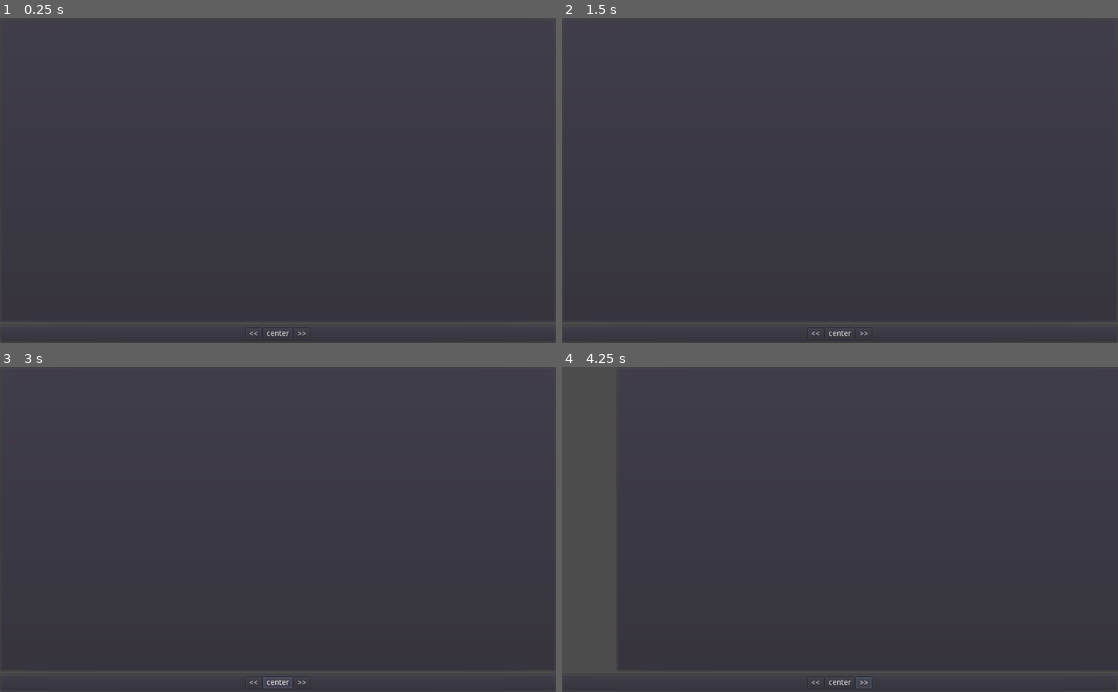
Above: before the commit, frames 1-4 (two rows, left to right).
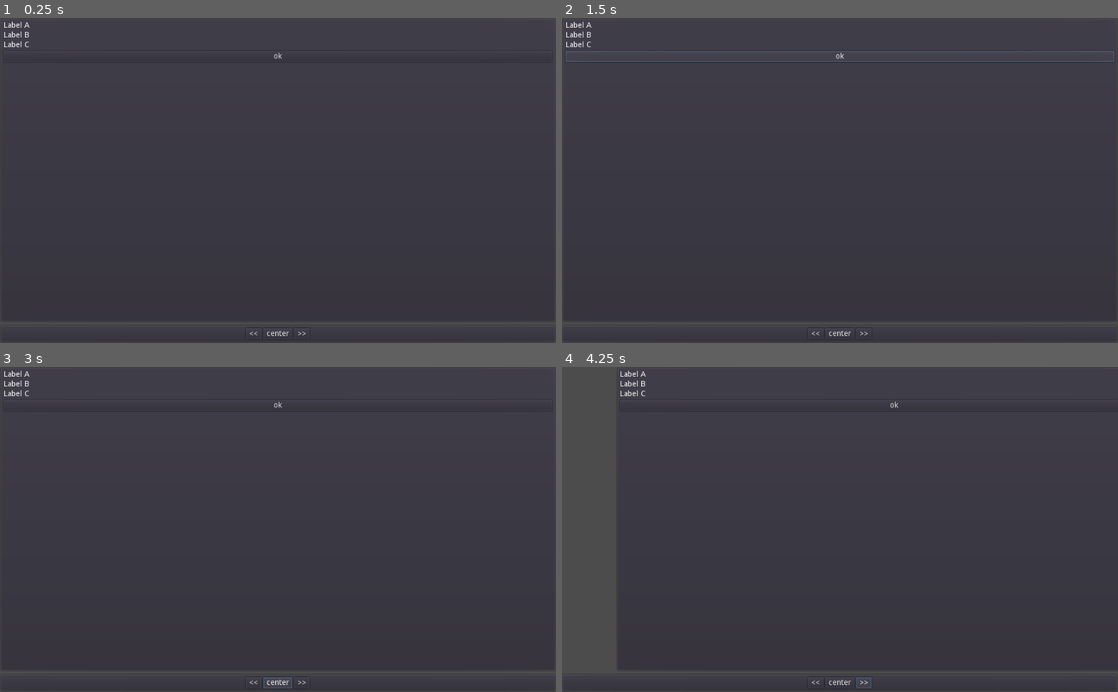
Above: after the commit, the same moments.

Repository: bluenote10/GodotExperiments
Game: Godot game, scene res://Main.tscn
Same seed, same stepped clock (60 frames per second), same inputs: the game is played once before the commit and once after it.
Inputs (mouse positions are in pixels of both pictures, inside the frame that each line leads up to):
- Up to frame 1 (0.25 s): no input
- Up to frame 2 (1.5 s): click (840, 57) at 0.5 s, where only the run after the commit has a clickable "ok"; click (840, 57) at 1.25 s, where only the run after the commit has a clickable "ok"
- Up to frame 3 (3 s): click "<<" at 2 s; click "center" at 2.75 s
- Up to frame 4 (4.25 s): click ">>" at 3.5 s

The runs differ from the first frame. In frame 1, 0.1% of the frame differs, in the area x 0-51%, y 1-13%; in frame 2, 0.6%, in the area x 0-100%, y 1-14%; in frame 3, 0.1%; in frame 4, 0.1%.

Commit message:
with transparency

Diff:
--- a/UiTransitions1/Main.tscn
+++ b/UiTransitions1/Main.tscn
@@ -23,6 +23,35 @@
 __meta__ = {
 "_edit_use_anchors_": false
 }
+
+[node name="VBox" type="VBoxContainer" parent="VBoxContainer/Control/PanelContainer"]
+margin_left = 7.0
+margin_top = 7.0
+margin_right = 1017.0
+margin_bottom = 555.0
+
+[node name="Label1" type="Label" parent="VBoxContainer/Control/PanelContainer/VBox"]
+margin_right = 1010.0
+margin_bottom = 14.0
+text = "Label A"
+
+[node name="Label2" type="Label" parent="VBoxContainer/Control/PanelContainer/VBox"]
+margin_top = 18.0
+margin_right = 1010.0
+margin_bottom = 32.0
+text = "Label B"
+
+[node name="Label3" type="Label" parent="VBoxContainer/Control/PanelContainer/VBox"]
+margin_top = 36.0
+margin_right = 1010.0
+margin_bottom = 50.0
+text = "Label C"
+
+[node name="Button" type="Button" parent="VBoxContainer/Control/PanelContainer/VBox"]
+margin_top = 54.0
+margin_right = 1010.0
+margin_bottom = 74.0
+text = "ok"
 
 [node name="PanelContainer" type="PanelContainer" parent="VBoxContainer"]
 margin_top = 566.0
--- a/UiTransitions1/VBoxContainer.gd
+++ b/UiTransitions1/VBoxContainer.gd
@@ -6,6 +6,7 @@
 
 var state_visible := true
 
+const ANIM_TIME = 0.3
 
 func _input(event):
     if event.is_action_pressed("toggle_menu"):
@@ -38,22 +39,29 @@
 
 
 func hide_panel():
-    var w = panel.rect_size.x
+    # var w = panel.rect_size.x
     var pos_from = panel.rect_position.x
-    var pos_upto = w
+    var pos_upto = 30
     tween.interpolate_property(
         panel, "rect_position:x",
         pos_from, pos_upto,
-        0.3, Tween.TRANS_CUBIC, Tween.EASE_IN)
+        ANIM_TIME, Tween.TRANS_CUBIC, Tween.EASE_IN)
+    tween.interpolate_property(
+        panel, "modulate:a",
+        panel.modulate.a, 0.0,
+        ANIM_TIME, Tween.TRANS_CUBIC, Tween.EASE_IN)
     tween.start()
 
 
 func show_panel():
-    var w = panel.rect_size.x
     var pos_from = panel.rect_position.x
     var pos_upto = 0
     tween.interpolate_property(
         panel, "rect_position:x",
         pos_from, pos_upto,
-        0.3, Tween.TRANS_CUBIC, Tween.EASE_OUT)
+        ANIM_TIME, Tween.TRANS_CUBIC, Tween.EASE_OUT)
+    tween.interpolate_property(
+        panel, "modulate:a",
+        panel.modulate.a, 1.0,
+        ANIM_TIME, Tween.TRANS_CUBIC, Tween.EASE_OUT)
     tween.start()
